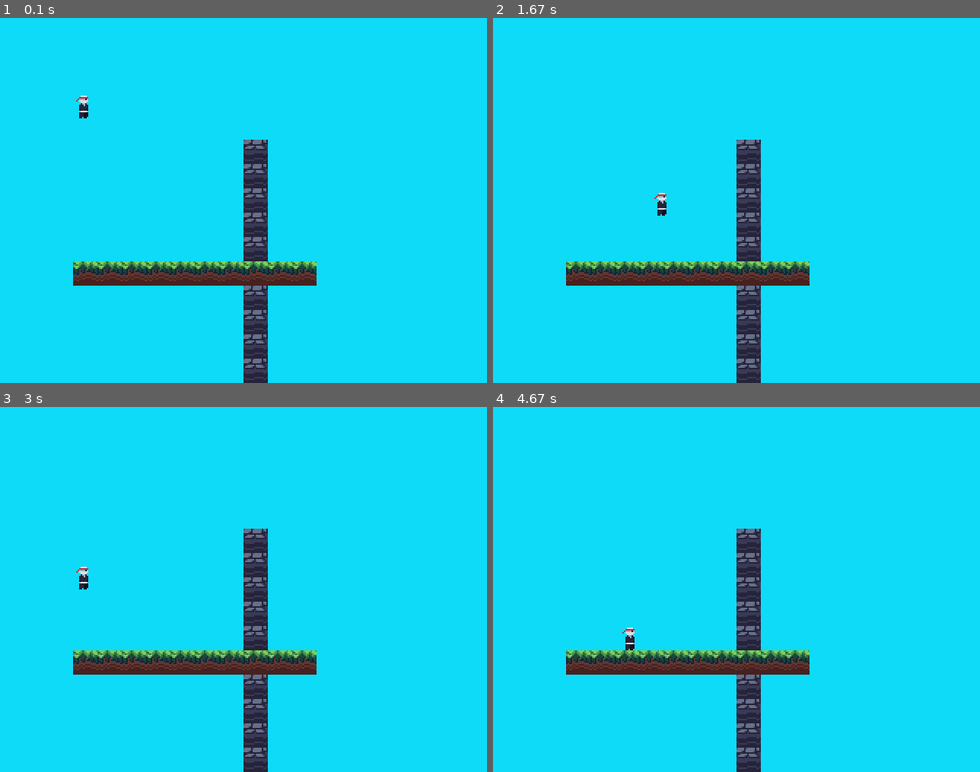
Above: before the commit, frames 1-4 (two rows, left to right).
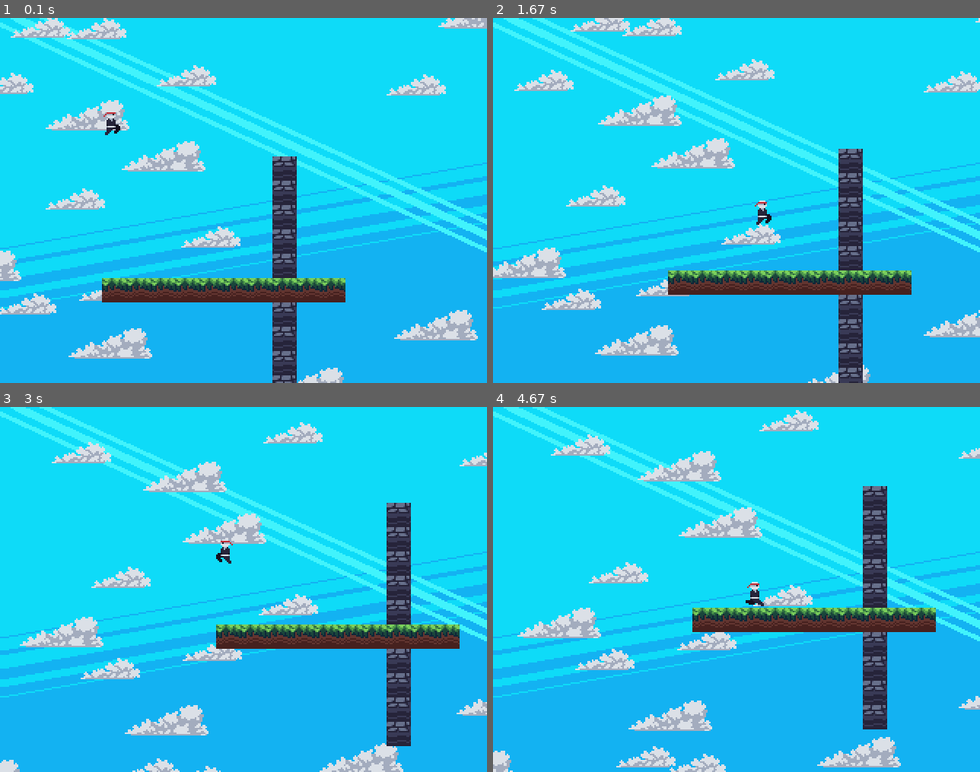
Above: after the commit, the same moments.

Repository: saidur-sadi/pygame_ninja_game
Game: pygame game, started from game.py
Two runs of this game, one before a commit and one after it. Both use one fixed random seed, a clock stepped at 60 frames per second and the inputs below.
Inputs:
- Up to frame 1 (0.1 s): no input
- Up to frame 2 (1.67 s): hold Right 0.33-0.8 s; hold Up 0.83-1.13 s; hold Right 1.17-1.63 s
- Up to frame 3 (3 s): hold Left 1.67-2.2 s; hold Left 2.23-2.63 s; hold Up from 2.67 s (still down)
- Up to frame 4 (4.67 s): release Up at 3.03 s; hold Right 3.07-3.7 s; hold Left 3.73-4.2 s; hold Right from 4.23 s (still down)

The runs differ from the first frame. In frame 1, 51% of the frame differs, in the area x 0-100%, y 0-100%; in frame 2, 51%; in frame 3, 50%; in frame 4, 51%.

Commit message:
Clouds, animations

Diff:
--- a/game.py
+++ b/game.py
@@ -1,9 +1,10 @@
 import sys
 import pygame
 
-from scripts.entities import PhysicsEntity
-from scripts.utils import load_image, load_images
+from scripts.entities import PhysicsEntity, Player
+from scripts.utils import load_image, load_images, Animation
 from scripts.tilemap import Tilemap
+from scripts.cloud import Clouds
 
 
 class Game:
@@ -27,25 +28,48 @@
             'grass': load_images('tiles/grass'),
             'stone': load_images('tiles/stone'),
             'large_decor': load_images('tiles/large_decor'),
-            'player': load_image('entities/player.png')
+            'player': load_image('entities/player.png'),
+            'background': load_image('background.png'),
+            'clouds': load_images('clouds'),
+            'player/idle': Animation(load_images('entities/player/idle'), img_dur=6),
+            'player/run': Animation(load_images('entities/player/run'), img_dur=4),
+            'player/jump': Animation(load_images('entities/player/jump')),
+            'player/slide': Animation(load_images('entities/player/slide')),
+            'player/wall_slide': Animation(load_images('entities/player/wall_slide'))
         }
 
-        self.player = PhysicsEntity(self, 'player', (50, 50), (8, 15))
+        self.clouds = Clouds(self.assets['clouds'], count=16)
+
+        self.player = Player(self, (50, 50), (8, 15))
 
         self.tilemap = Tilemap(self, tile_size=16)
+
+        self.scroll = [0, 0]
 
     def run(self):
         while True:
             # Fill the screen: everything from last fram will be replace with this color
             # Create a rectangle with: top left pos, width and height
-            self.display.fill((14, 219, 248))
+            # self.display.fill((14, 219, 248))
+            self.display.blit(self.assets['background'], (0, 0))
 
-            self.tilemap.render(self.display)
+            self.scroll[0] += (self.player.rect().centerx -
+                               self.display.get_width() / 2 - self.scroll[0]) / 30
 
-            # movement[1] = 0 since we move left and right
-            self.player.update(self.tilemap, (self.movement[1] - self.movement[0], 0))
-            self.player.render(self.display)
+            self.scroll[1] += (self.player.rect().centery -
+                               self.display.get_height() / 2 - self.scroll[1]) / 30
 
+            render_scroll = (int(self.scroll[0]), int(self.scroll[1]))
+
+            self.clouds.update()
+            self.clouds.render(self.display, offset=render_scroll)
+            # avoid subpixel movement for the camera
+            self.tilemap.render(self.display, offset=render_scroll)
+
+            # movement[1] == 0 since we move left and right
+            self.player.update(
+                self.tilemap, (self.movement[1] - self.movement[0], 0))
+            self.player.render(self.display, offset=render_scroll)
 
             # blit essentially copy the memory to the position
             # we can blit any surface to to others
@@ -58,7 +82,7 @@
                         self.movement[0] = True
                     if event.key == pygame.K_RIGHT:
                         self.movement[1] = True
-                    if event.key == pygame.K_UP: # magic: negative velocity == jump
+                    if event.key == pygame.K_UP:  # magic: negative velocity == jump
                         self.player.velocity[1] = -3
                 if event.type == pygame.KEYUP:
                     if event.key == pygame.K_LEFT:
--- /dev/null
+++ b/scripts/cloud.py
@@ -0,0 +1,48 @@
+import random
+
+
+class Cloud:
+    def __init__(self, pos, img, speed, depth):
+        self.pos = list(pos)
+        self.img = img
+        self.speed = speed
+        self.depth = depth
+
+    def update(self):
+        self.pos[0] += self.speed
+
+    def render(self, surf, offset=(0, 0)):
+        # multiply by depth: make cloud move slow e.g depth == 0.5
+        render_pos = (self.pos[0] - offset[0] * self.depth,
+                      self.pos[1] - offset[1] * self.depth)
+
+        surf.blit(
+            self.img,
+            (render_pos[0] % (surf.get_width() + self.img.get_width()) - self.img.get_width(),
+             render_pos[1] % (surf.get_height() + self.img.get_height()) - self.img.get_height())
+        )
+
+
+class Clouds:
+    def __init__(self, cload_images, count=16):
+        self.clouds = []
+
+        for i in range(count):
+            self.clouds.append(
+                Cloud(
+                    (random.random() * 99999, random.random() * 99999),
+                    random.choice(cload_images),
+                    random.random() * 0.05 + 0.05,
+                    random.random() * 0.6 + 0.2)
+            )
+
+            # clouds that are close to the camera are push to the front to rendering
+            self.clouds.sort(key=lambda x: x.depth)
+
+    def update(self):
+        for cloud in self.clouds:
+            cloud.update()
+
+    def render(self, surf, offset=(0, 0)):
+        for cloud in self.clouds:
+            cloud.render(surf, offset=offset)
--- a/scripts/entities.py
+++ b/scripts/entities.py
@@ -8,58 +8,97 @@
         self.pos = list(pos)
         self.size = size
         self.velocity = [0, 0]
-        self.collisions = {'up': False, 'down': False, 'right':False, 'left': False}
+        self.collisions = {'up': False, 'down': False,
+                           'right': False, 'left': False}
+        self.action = ''
+        self.anim_offset = (-3, -3)
+        self.flip = False  # right and left
+        self.set_action('idle')
 
     def rect(self):
         return pygame.Rect(self.pos[0], self.pos[1], self.size[0], self.size[1])
 
+    def set_action(self, action):
+        if action != self.action:
+            self.action = action
+            self.animation = self.game.assets[self.type +
+                                         '/' + self.action].copy()
+
     def update(self, tilemap, movement=(0, 0)):
         # collisons are reset every reset
-        self.collisions = {'up': False, 'down': False, 'right':False, 'left': False}
+        self.collisions = {'up': False, 'down': False,
+                           'right': False, 'left': False}
         # force(movement) + veclocity = final movement
         frame_movement = (movement[0] + self.velocity[0],
                           movement[1] + self.velocity[1])
 
-
         # update pos based on the movement
         # handle collisions x and y seperately is recommended
-        self.pos[0] += frame_movement[0] # update player position
+        self.pos[0] += frame_movement[0]  # update player position
         entity_rect = self.rect()
         for rect in tilemap.physics_rects_around(self.pos):
             if entity_rect.colliderect(rect):
-                if frame_movement[0] > 0: # moving right
+                if frame_movement[0] > 0:  # moving right
                     entity_rect.right = rect.left
                     self.collisions['right'] = True
                 if frame_movement[0] < 0:
                     entity_rect.left = rect.right
                     self.collisions['left'] = True
 
-                self.pos[0] = entity_rect.x # attach player to the tile
+                self.pos[0] = entity_rect.x  # attach player to the tile
                 # why don't use rect to represent the entity's position in the first place?
                 # reason: rect in pygame only works with int
 
-        self.pos[1] += frame_movement[1] # update player position
+        self.pos[1] += frame_movement[1]  # update player position
         entity_rect = self.rect()
         for rect in tilemap.physics_rects_around(self.pos):
             if entity_rect.colliderect(rect):
-                if frame_movement[1] > 0: # moving down
+                if frame_movement[1] > 0:  # moving down
                     entity_rect.bottom = rect.top
                     self.collisions['down'] = True
                 if frame_movement[1] < 0:
                     entity_rect.top = rect.bottom
                     self.collisions['up'] = True
-                self.pos[1] = entity_rect.y # attach player to the tile
+                self.pos[1] = entity_rect.y  # attach player to the tile
 
+        if movement[0] > 0:
+            self.flip = False
+        if movement[0] < 0:
+            self.flip = True
         # max velocity is set to 5: avoid consistent acceleration
         # example: jump
         # up phase: taken velocity is from negative number to 0
         # down phase: from 0 to max.5 or hit the ground
-        self.velocity[1] = min(5, self.velocity[1] + 0.1) # y direction veclocity
+        # y direction veclocity
+        self.velocity[1] = min(5, self.velocity[1] + 0.1)
 
         # down/up collision stops the entity, sets the vertical velocity to 0
         # in order to to accerlerate gradually
         if self.collisions['down'] or self.collisions['up']:
             self.velocity[1] = 0
 
-    def render(self, surf):
-        surf.blit(self.game.assets['player'], self.pos)
+        self.animation.update()
+
+    def render(self, surf, offset=(0, 0)):
+        # surf.blit(self.game.assets['player'], (self.pos[0]-offset[0], self.pos[1]-offset[1]))
+        surf.blit(pygame.transform.flip(self.animation.img(), self.flip, False),
+                  (self.pos[0] - offset[0] + self.anim_offset[0], self.pos[1] - offset[1] + self.anim_offset[1]))
+
+class Player(PhysicsEntity):
+    def __init__(self, game, pos, size):
+        super().__init__(game, 'player', pos, size)
+        self.air_time = 0
+
+    def update(self, tilemap, movement=(0, 0)):
+        super().update(tilemap, movement=movement)
+
+        self.air_time += 1
+        if self.collisions['down']:
+            self.air_time = 0
+
+        if self.air_time > 4:
+            self.set_action('jump')
+        elif movement[0] != 0: # we are moving horizontally
+            self.set_action('run')
+        else:
+            self.set_action('idle')
--- a/scripts/tilemap.py
+++ b/scripts/tilemap.py
@@ -2,8 +2,9 @@
 
 # offsets for a given tile, to get the 9 tiles around it and including it
 NEIGHBOR_OFFSETS = [(-1, 0), (-1, -1), (0, -1), (1, -1),
-                   (1, 0), (0, 0), (-1, 1), (0, 1), (1, 1)]
-PHYSICS_TILES = {'grass', 'stone'} # faster than list
+                    (1, 0), (0, 0), (-1, 1), (0, 1), (1, 1)]
+PHYSICS_TILES = {'grass', 'stone'}  # faster than list
+
 
 class Tilemap:
     def __init__(self, game, tile_size=16):
@@ -13,22 +14,16 @@
         self.offgrid_tiles = []
 
         for i in range(10):
-            self.tilemap[str(3 + i) + ';10'] = {
-                'type': 'grass',
-                'variant': 1,
-                'pos': (3 + i, 10)
-            }
-            self.tilemap[';10' + str(5 + i)] = {
-                'type': 'stone',
-                'variant': 1,
-                'pos': (10, 5 + i)
-            }
+            self.tilemap[str(3 + i) + ';10'] = {'type': 'grass', 'variant': 1, 'pos': (3 + i, 10)}
+            self.tilemap['10;' + str(5 + i)] = {'type': 'stone', 'variant': 1, 'pos': (10, 5 + i)}
+
     def tiles_around(self, pos):
         tiles = []
-        # int(a / b) behaves different from //: be careful
-        tile_loc = (int(pos[0] // self.tile_size), int(pos[1] // self.tile_size))
+        tile_loc = (int(pos[0] // self.tile_size),
+                    int(pos[1] // self.tile_size))
         for offset in NEIGHBOR_OFFSETS:
-            check_loc = str(tile_loc[0] + offset[0]) + ";" + str(tile_loc[1] + offset[1])
+            check_loc = str(tile_loc[0] + offset[0]) + \
+                ';' + str(tile_loc[1] + offset[1])
             if check_loc in self.tilemap:
                 tiles.append(self.tilemap[check_loc])
         return tiles
@@ -37,15 +32,20 @@
         rects = []
         for tile in self.tiles_around(pos):
             if tile['type'] in PHYSICS_TILES:
-                rects.append(pygame.Rect(tile['pos'][0] * self.tile_size, tile['pos'][1] * self.tile_size, self.tile_size, self.tile_size))
+                rects.append(pygame.Rect(
+                    tile['pos'][0] * self.tile_size, tile['pos'][1] * self.tile_size, self.tile_size, self.tile_size))
         return rects
 
-    def render(self, surf):
+    def render(self, surf, offset=(0, 0)):
         for tile in self.offgrid_tiles:
-            surf.blit(self.game.assets[tile['type']]
-                      [tile['variant']], tile['pos'])
+            surf.blit(self.game.assets[tile['type']][tile['variant']],
+                      (tile['pos'][0] - offset[0], tile['pos'][1] - offset[1]))
 
-        for loc in self.tilemap:
-            tile = self.tilemap[loc]
-            surf.blit(self.game.assets[tile['type']][tile['variant']], (
-                tile['pos'][0] * self.tile_size, tile['pos'][1] * self.tile_size))
+        # optimization of tilemap: only render the tiles need to be shown in display
+        for x in range(offset[0] // self.tile_size, (offset[0] + surf.get_width()) // self.tile_size + 1):
+            for y in range(offset[1] // self.tile_size, (offset[1] + surf.get_height()) // self.tile_size + 1):
+                loc = str(x) + ';' + str(y)
+                if loc in self.tilemap:
+                    tile = self.tilemap[loc]
+                    surf.blit(self.game.assets[tile['type']][tile['variant']], (
+                        tile['pos'][0] * self.tile_size - offset[0], tile['pos'][1] * self.tile_size - offset[1]))
--- a/scripts/utils.py
+++ b/scripts/utils.py
@@ -18,3 +18,34 @@
     for img_name in sorted(os.listdir(BASE_IMG_PATH + path)):
         images.append(load_image(path + '/' + img_name))
     return images
+
+
+
+class Animation:
+    """
+    Animation is all about just showing different
+    images at different times
+    """
+    def __init__(self, images, img_dur=5, loop=True):
+        self.images = images
+        self.loop = loop
+        self.img_duration = img_dur
+        self.done = False
+        self.frame = 0
+
+    def copy(self):
+        return Animation(self.images, self.img_duration, self.loop)
+
+    def update(self):
+        # not a simple frame++
+        if self.loop:
+            self.frame =(self.frame + 1) % (self.img_duration * len(self.images))
+        else:
+            self.frame = min(self.frame + 1, self.img_duration * len(self.images) - 1)
+            if self.frame >= self.img_duration * len(self.images) - 1:
+                self.done = True
+
+    def img(self):
+        # will increase by 1 every single time as frames increases
+        # division gives us the index of the imag we should have
+        return self.images[int(self.frame / self.img_duration)]
Not shown, changed: .gitignore
